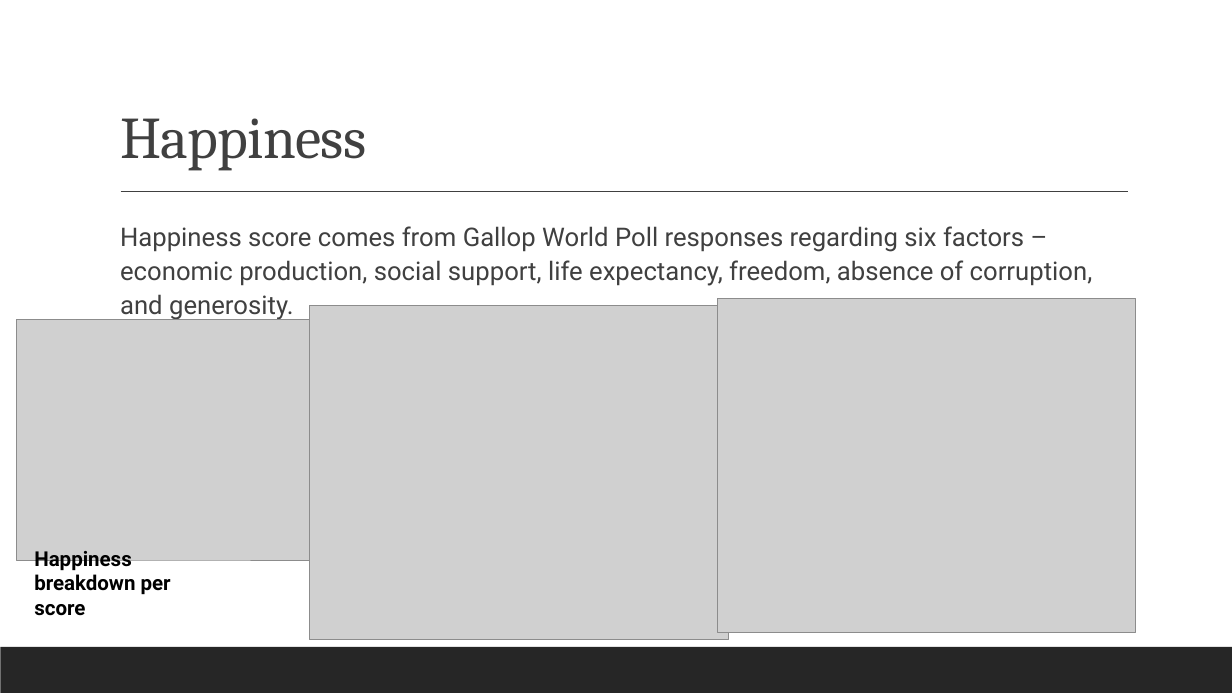
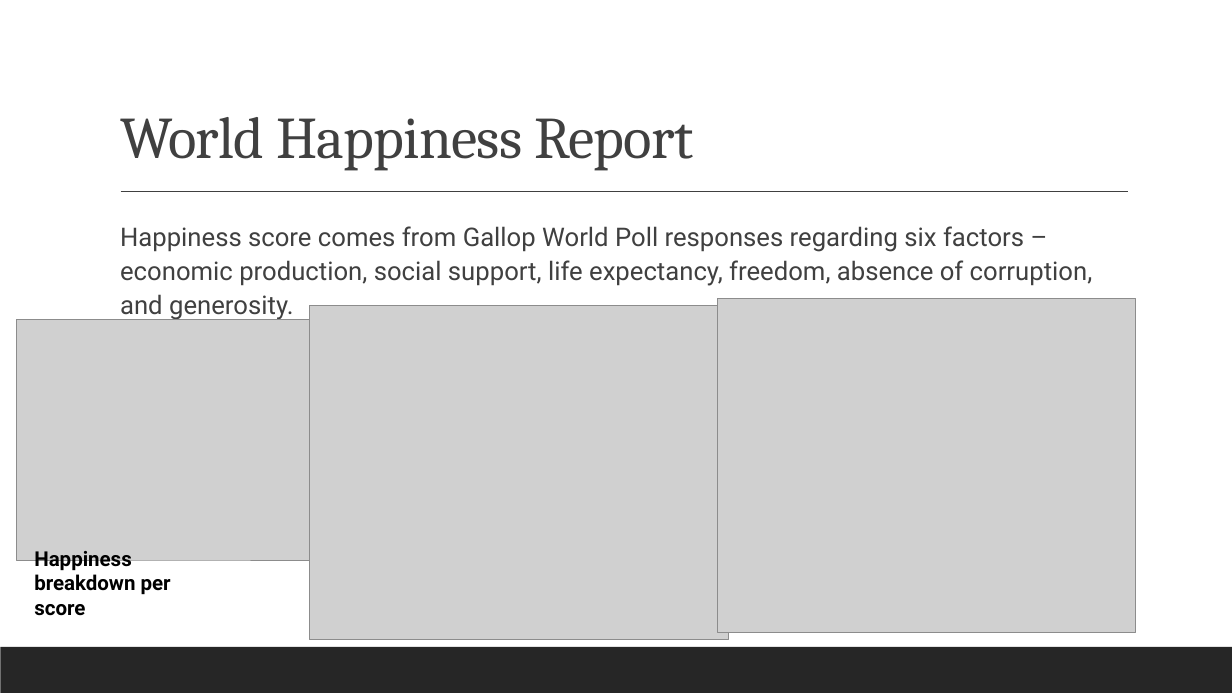
Before and after one commit to reginesgit/Factors-Contributing-to-a-Countrys-Happiness, a slide deck: slide 9 of Anaconda_Results_Presentation.pptx. Drawn at 1232x693 pixels with LibreOffice and Linux fonts; fonts in the diff are those of the drawing; grey boxes stand for pictures. Boxes give left, top, right and bottom in pixels: in the first picture for what was removed or moved away, otherwise in the second. Text is boxed around its words. In the diff, an @@ line names an element or a change of style, - is before the commit and + after.

```diff
--- a/Anaconda_Results_Presentation.pptx
+++ b/Anaconda_Results_Presentation.pptx
@@ title at box(120, 117, 693, 171): text changed @@
-Happiness
+World Happiness Report
```
Also in this commit, not shown: 7 other slides changed, 1 slide added, 1 slide removed, 2 other files.
